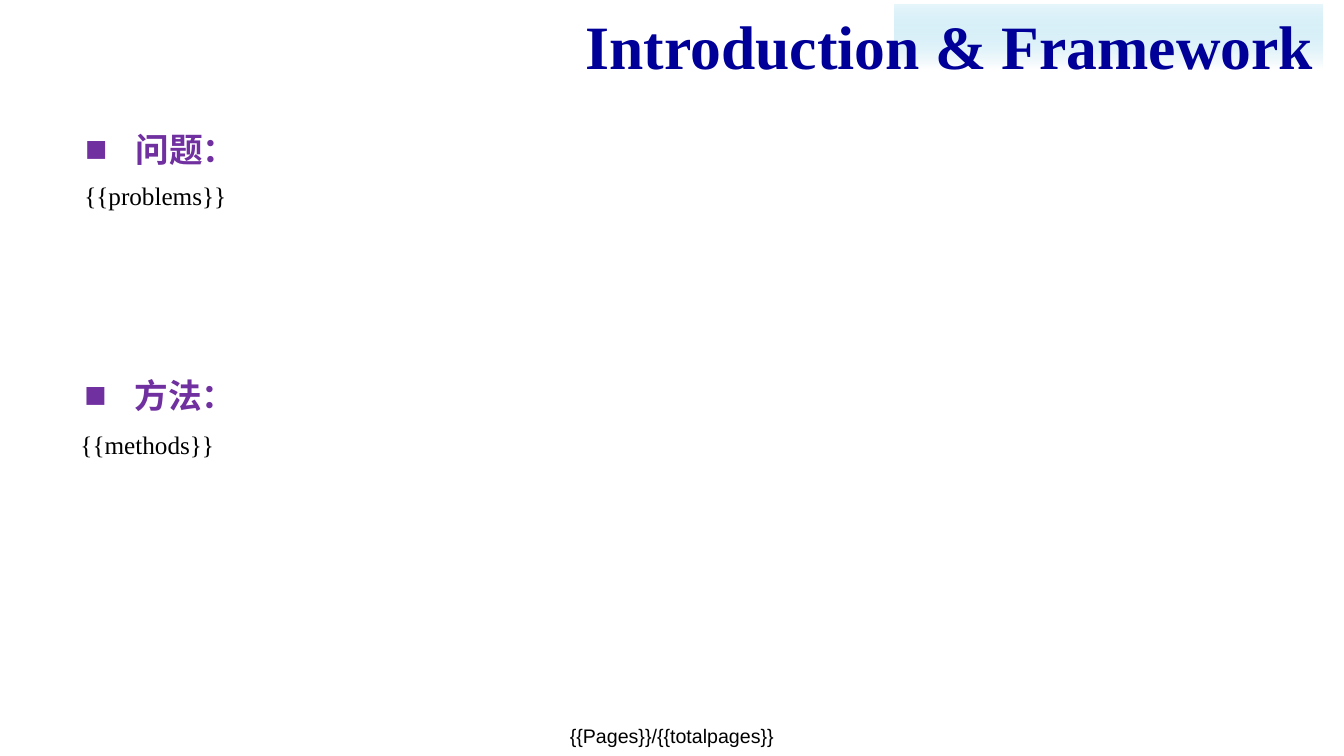
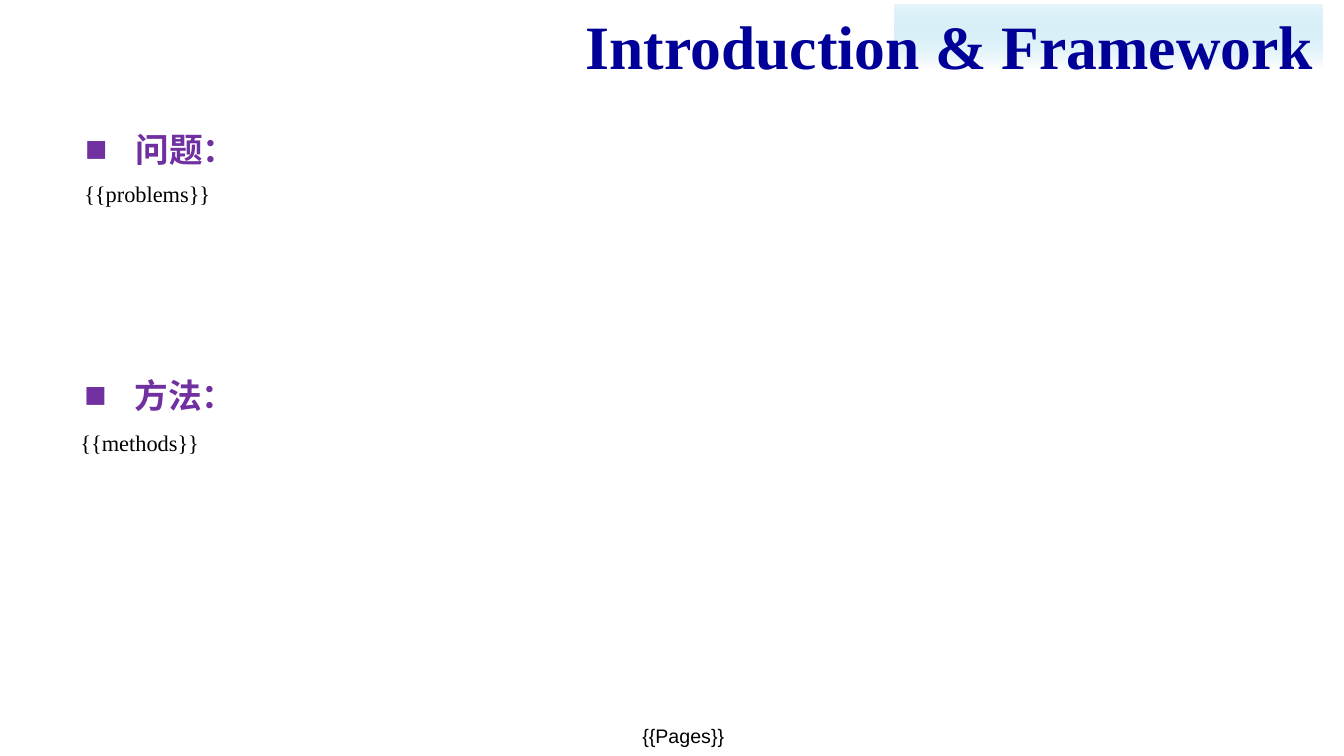
Before and after one commit to majialin-1995/paper_download, a slide deck: slide 7 of template.pptx. Drawn at 1344x756 pixels with LibreOffice and Linux fonts; fonts in the diff are those of the drawing; background and template pictures are left out. Boxes give left, top, right and bottom in pixels: in the first picture for what was removed or moved away, otherwise in the second. Text is boxed around its words. In the diff, an @@ line names an element or a change of style, - is before the commit and + after.

```diff
--- a/template.pptx
+++ b/template.pptx
@@ text "{{problems}}" at (x1=84, y1=186, x2=210, y2=207): size 18 to 16 pt @@
@@ text "{{methods}}" at (x1=80, y1=435, x2=198, y2=454): size 18 to 16 pt @@
@@ text at (x1=642, y1=728, x2=724, y2=747): text changed @@
-{{Pages}}/{{totalpages}}
+{{Pages}}
```
Also in this commit, not shown: 7 other slides changed, 2 other files.
